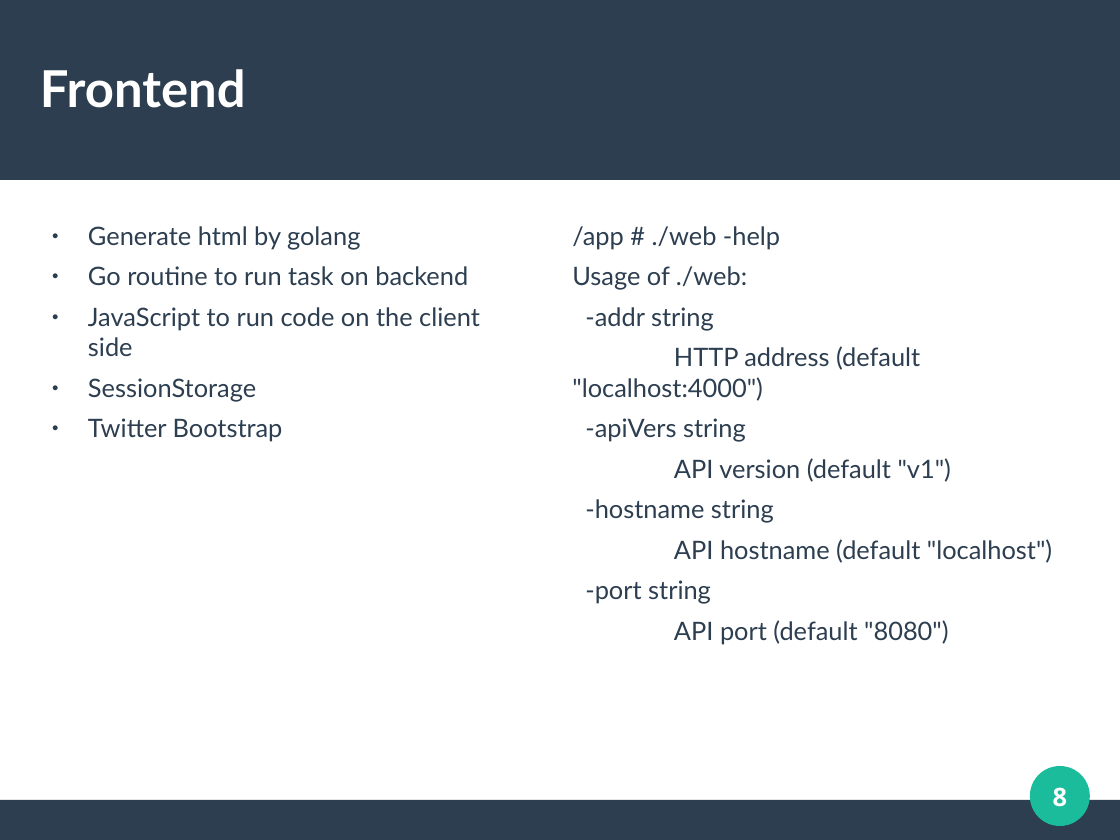
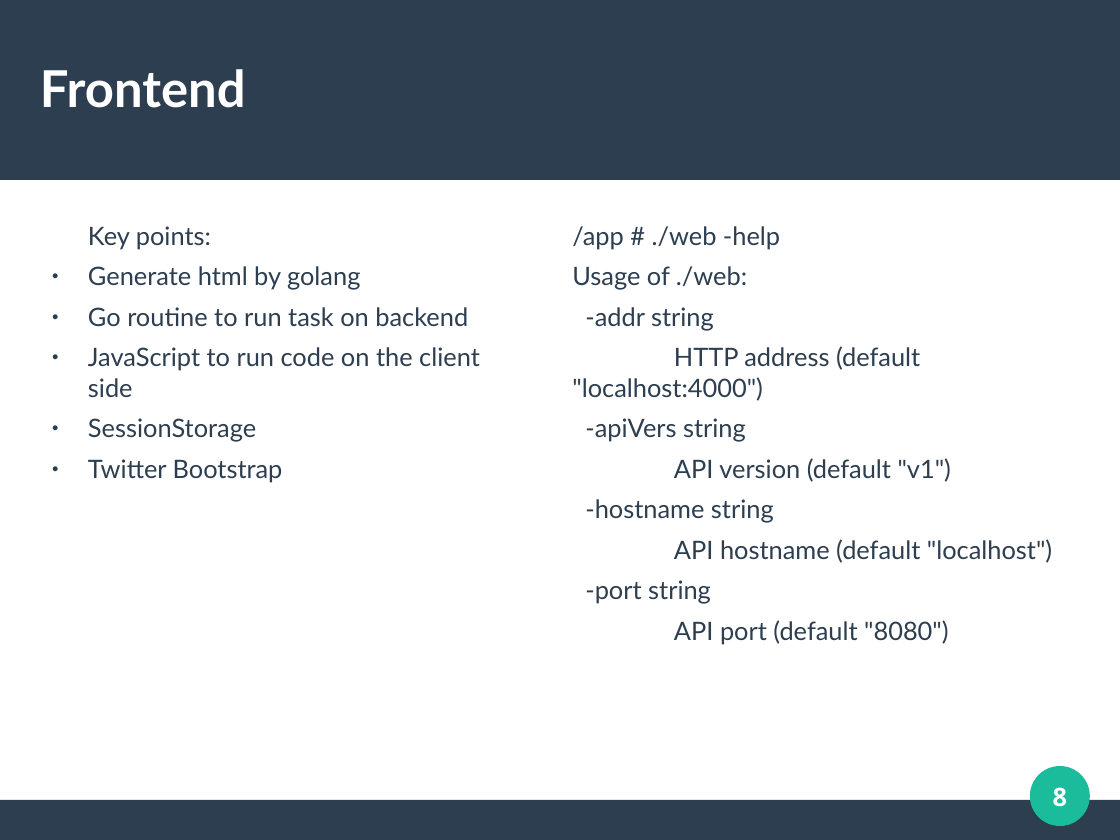
Before and after one commit to tty8747/goCovid19-app, a slide deck: slide 8 of diploma.odp. Drawn at 1120x840 pixels with LibreOffice and Linux fonts; fonts in the diff are those of the drawing. Boxes give left, top, right and bottom in pixels: in the first picture for what was removed or moved away, otherwise in the second. Text is boxed around its words. In the diff, an @@ line names an element or a change of style, - is before the commit and + after.

```diff
--- a/diploma.odp
+++ b/diploma.odp
@@ text at (88,226,211,249): paragraph added @@
+Key points:
```
Also in this commit, not shown: 9 other slides changed, 2 other files.
